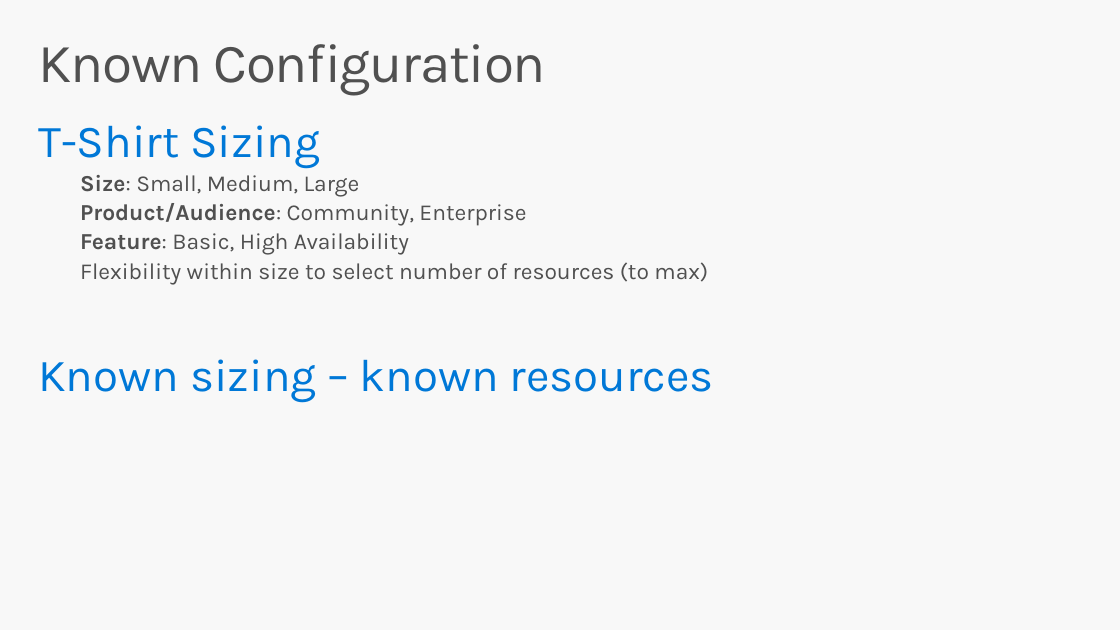
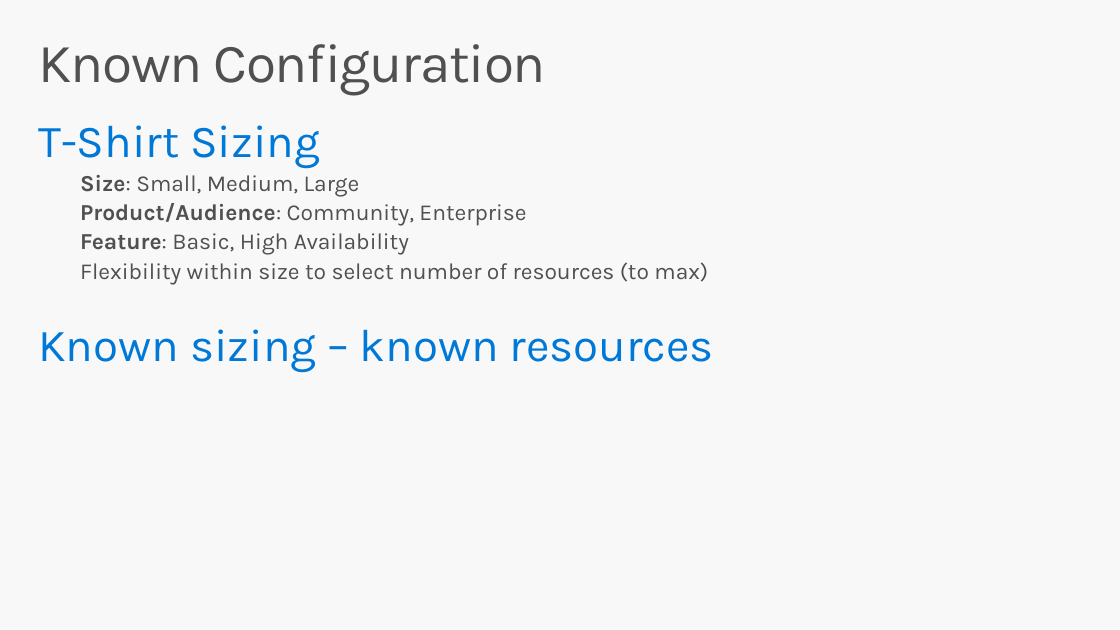
Before and after one commit to mcollier/StirTrek2016, a slide deck: slide 41 of Work on Your ARM Strength.pptx (slide 40 before the commit). Drawn at 1120x630 pixels with LibreOffice and Linux fonts; fonts in the diff are those of the drawing. Boxes give left, top, right and bottom in pixels: in the first picture for what was removed or moved away, otherwise in the second. Text is boxed around its words. In the diff, an @@ line names an element or a change of style, - is before the commit and + after.

```diff
--- a/Work on Your ARM Strength.pptx
+++ b/Work on Your ARM Strength.pptx
@@ text "T-Shirt Sizing" rewrapped from (x1=38, y1=125, x2=714, y2=402) to (x1=38, y1=125, x2=714, y2=373) @@
```
Also in this commit, not shown: 11 other slides changed, 2 slides added, 2 other files.
